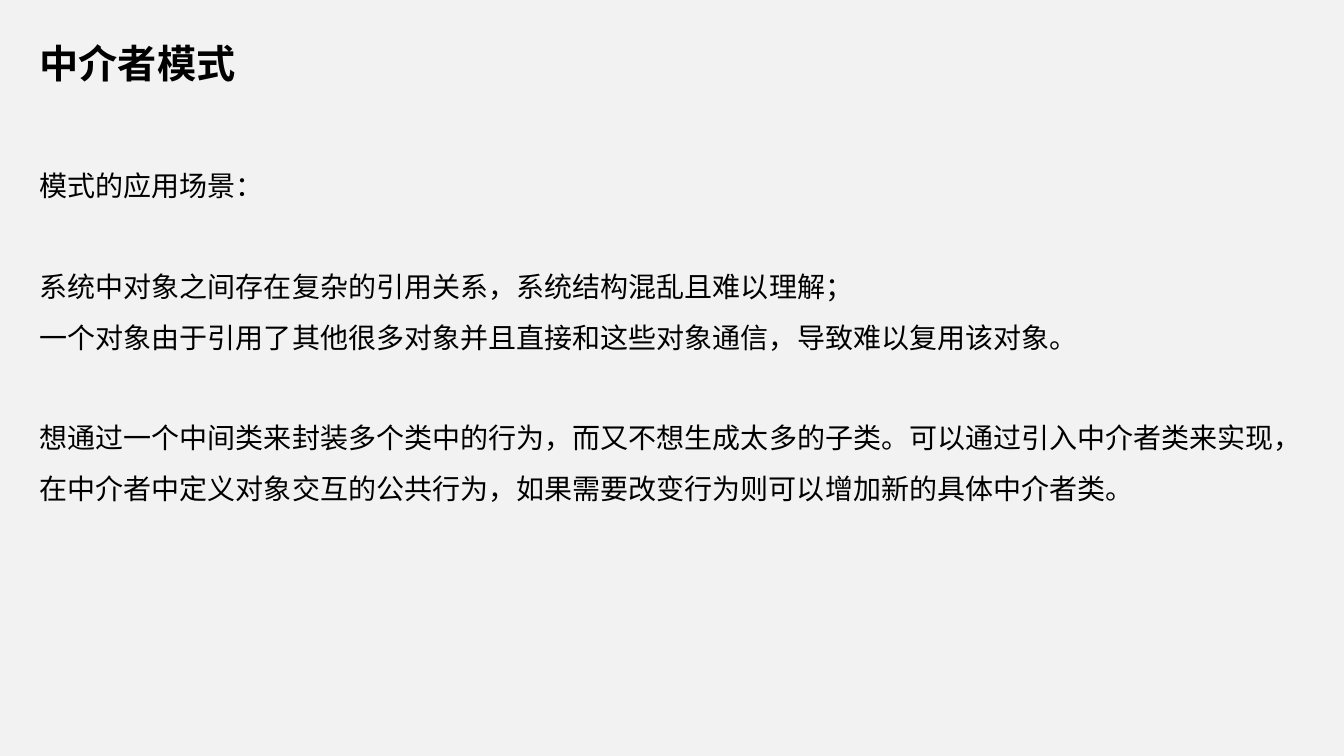
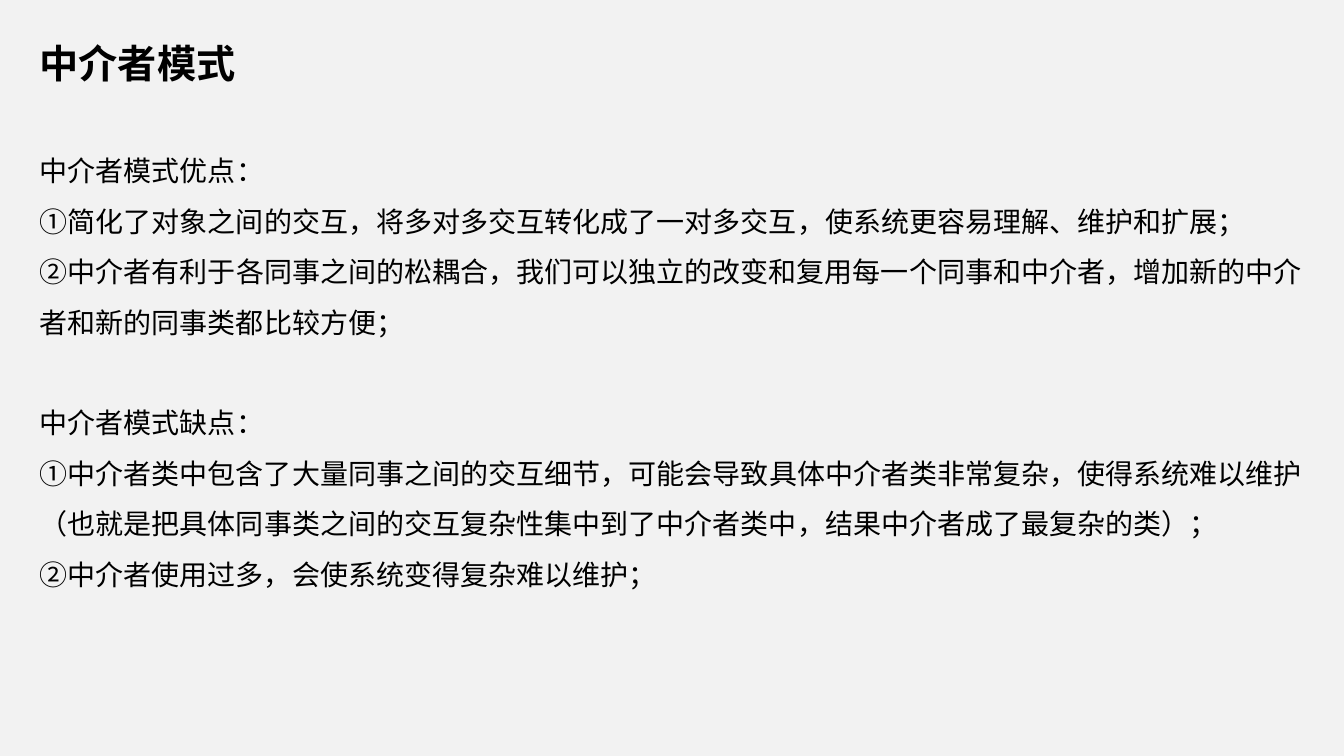
Before and after one commit to yangxueping1993/Java, a slide deck: slide 8 of 中介者模式和解释器模式.ppt (slide 9 before the commit). Drawn at 1344x756 pixels with LibreOffice and Linux fonts; fonts in the diff are those of the drawing. Boxes give left, top, right and bottom in pixels: in the first picture for what was removed or moved away, otherwise in the second. Text is boxed around its words. In the diff, an @@ line names an element or a change of style, - is before the commit and + after.

```diff
--- a/中介者模式和解释器模式.ppt
+++ b/中介者模式和解释器模式.ppt
@@ subtitle at [40, 157, 1302, 590]: text changed @@
-模式的应用场景：
-系统中对象之间存在复杂的引用关系，系统结构混乱且难以理解；
-一个对象由于引用了其他很多对象并且直接和这些对象通信，导致难以复用该对象。
-想通过一个中间类来封装多个类中的行为，而又不想生成太多的子类。可以通过引入中介者类来实现，在中介者中定义对象交互的公共行为，如果需要改变行为则可以增加新的具体中介者类。
+中介者模式优点：
+①简化了对象之间的交互，将多对多交互转化成了一对多交互，使系统更容易理解、维护和扩展；
+②中介者有利于各同事之间的松耦合，我们可以独立的改变和复用每一个同事和中介者，增加新的中介者和新的同事类都比较方便；
+中介者模式缺点：
+①中介者类中包含了大量同事之间的交互细节，可能会导致具体中介者类非常复杂，使得系统难以维护（也就是把具体同事类之间的交互复杂性集中到了中介者类中，结果中介者成了最复杂的类）；
+②中介者使用过多，会使系统变得复杂难以维护；
```
Also in this commit, not shown: 8 other slides changed, 11 slides added, 5 slides removed, 6 other files.
